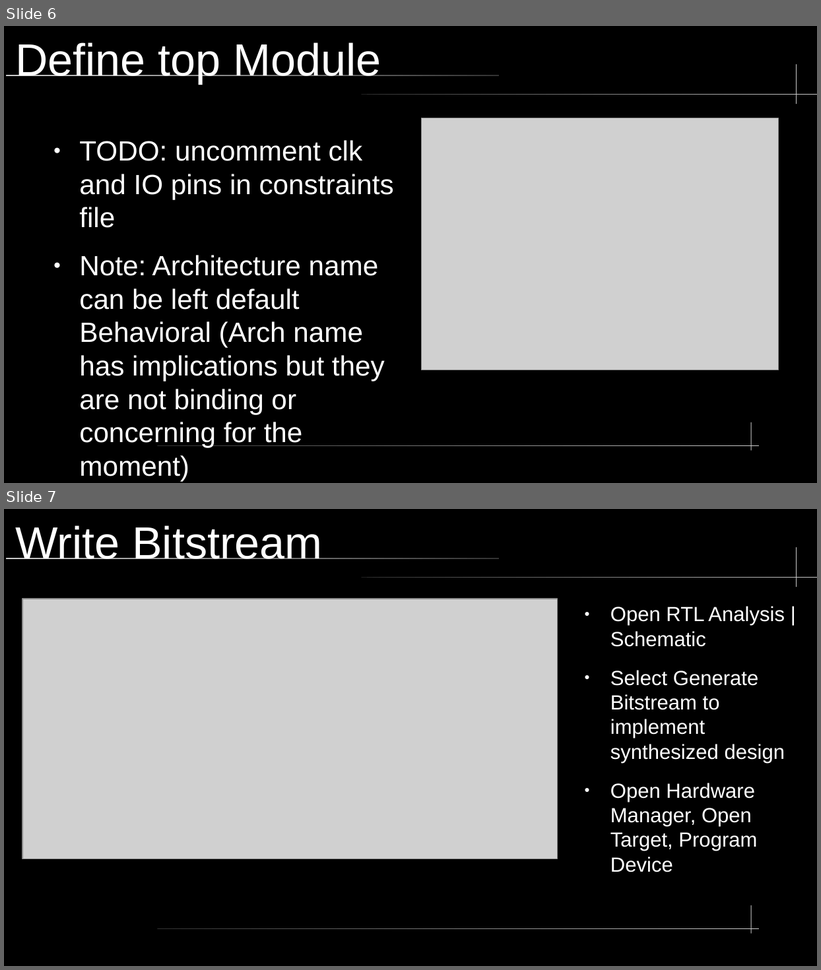
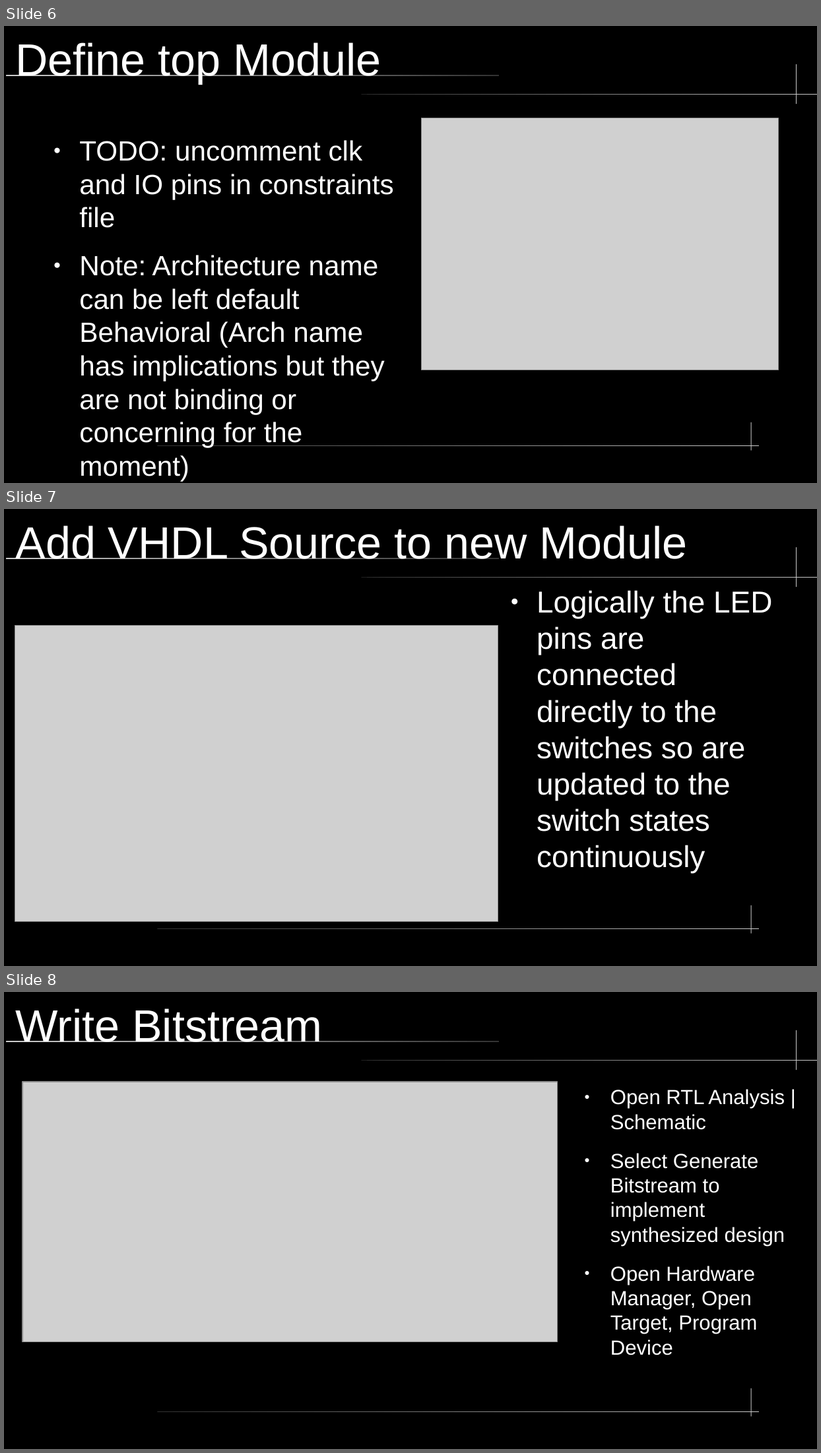
Before and after one commit to neiderm/retro_comp_fpga, a slide deck: docs/soc_t80_vga.odp. Shown one above the other, each under a label of ours: slides 6 and 7 before the commit, slides 6, 7 and 8 after it. The pictures are 821x970 and 821x1453 pixels, drawn with LibreOffice and Linux fonts; fonts in the diff are those of the drawing; grey boxes stand for pictures; background and template pictures are left out. Boxes give left, top, right and bottom in pixels: in the first picture for what was removed or moved away, otherwise in the second. Text is boxed around its words. In the diff, an @@ line names an element or a change of style, - is before the commit and + after.

Commit message:
Reset switch process

```diff
--- a/docs/soc_t80_vga.odp
+++ b/docs/soc_t80_vga.odp
@@ slide 7 added at [4, 509, 817, 966], background #000000; not listed: 5 template elements that a slide beside it also shows @@
@@ title added at [16, 525, 687, 559], 44 pt, text #FFFFFF @@
+Add VHDL Source to new Module
@@ text added at [537, 590, 772, 873], 29.6 pt, text #FFFFFF @@
+● Logically the LED pins are connected directly to the switches so are updated to the switch states continuously
@@ picture added at [15, 626, 498, 921] @@
@@ what was slide 7 is now slide 8 @@
```
Also in this commit, not shown: 1 other slide added, 2 other files.
